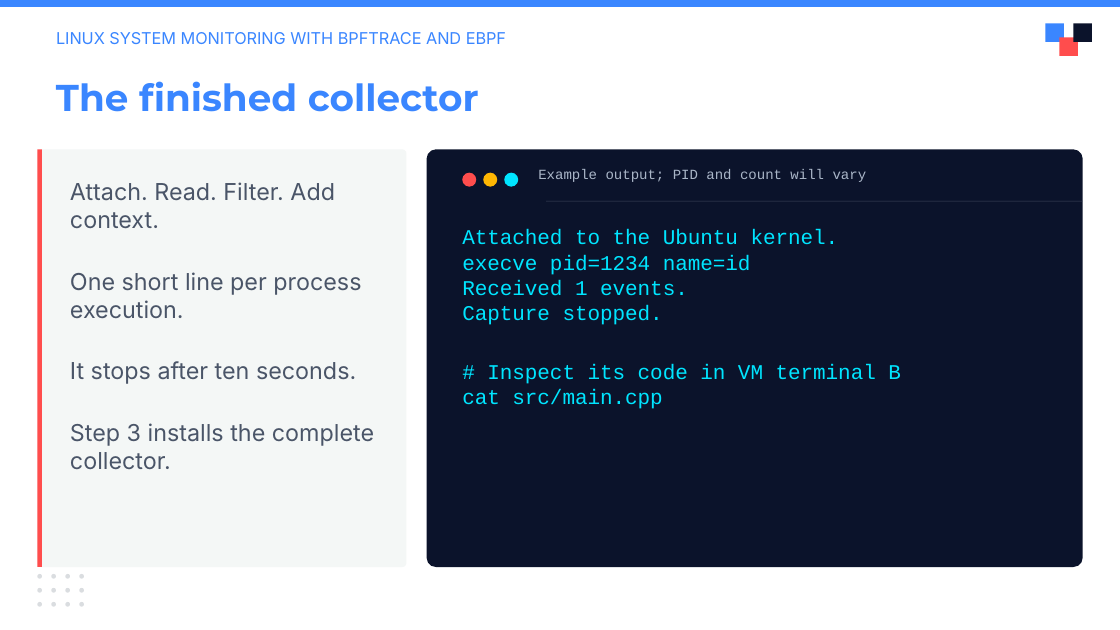
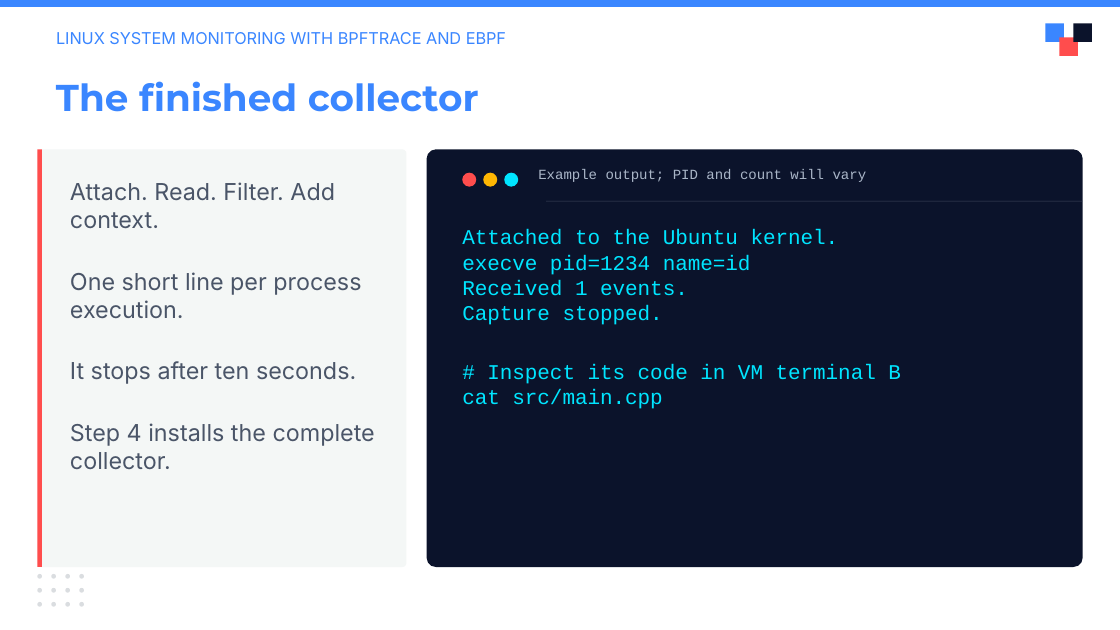
Before and after one commit to julianshalaby-perj/falco-libs-workshop, a slide deck: slide 13 of presentation/falco-libs-intro.pptx. Drawn at 1120x630 pixels with LibreOffice and Linux fonts; fonts in the diff are those of the drawing; background and template pictures are left out. Boxes give left, top, right and bottom in pixels: in the first picture for what was removed or moved away, otherwise in the second. Text is boxed around its words. In the diff, an @@ line names an element or a change of style, - is before the commit and + after.

Commit message:
Teach source creation as step 1 and renumber collector stages

```diff
--- a/presentation/falco-libs-intro.pptx
+++ b/presentation/falco-libs-intro.pptx
@@ text at (70, 423, 375, 469): text changed @@
-Step 3 installs the complete collector.
+Step 4 installs the complete collector.
```
Also in this commit, not shown: 9 other slides changed.
